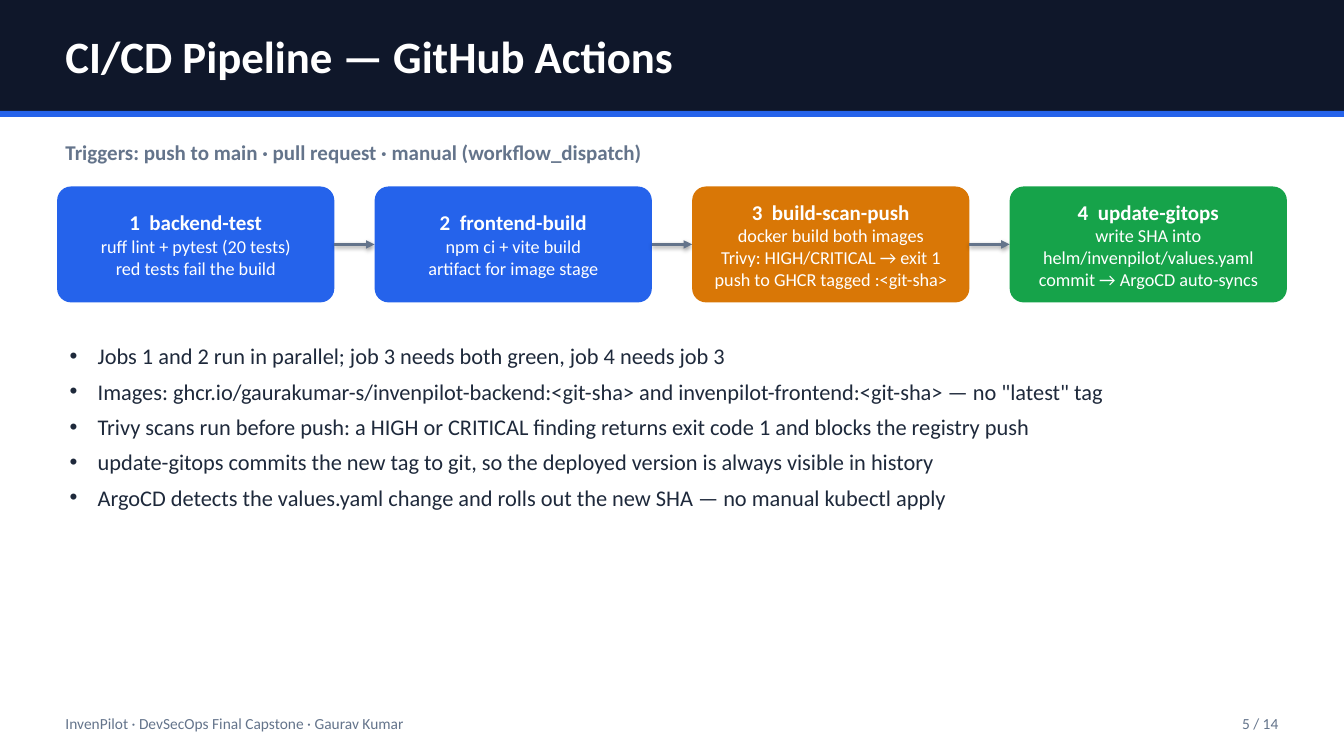
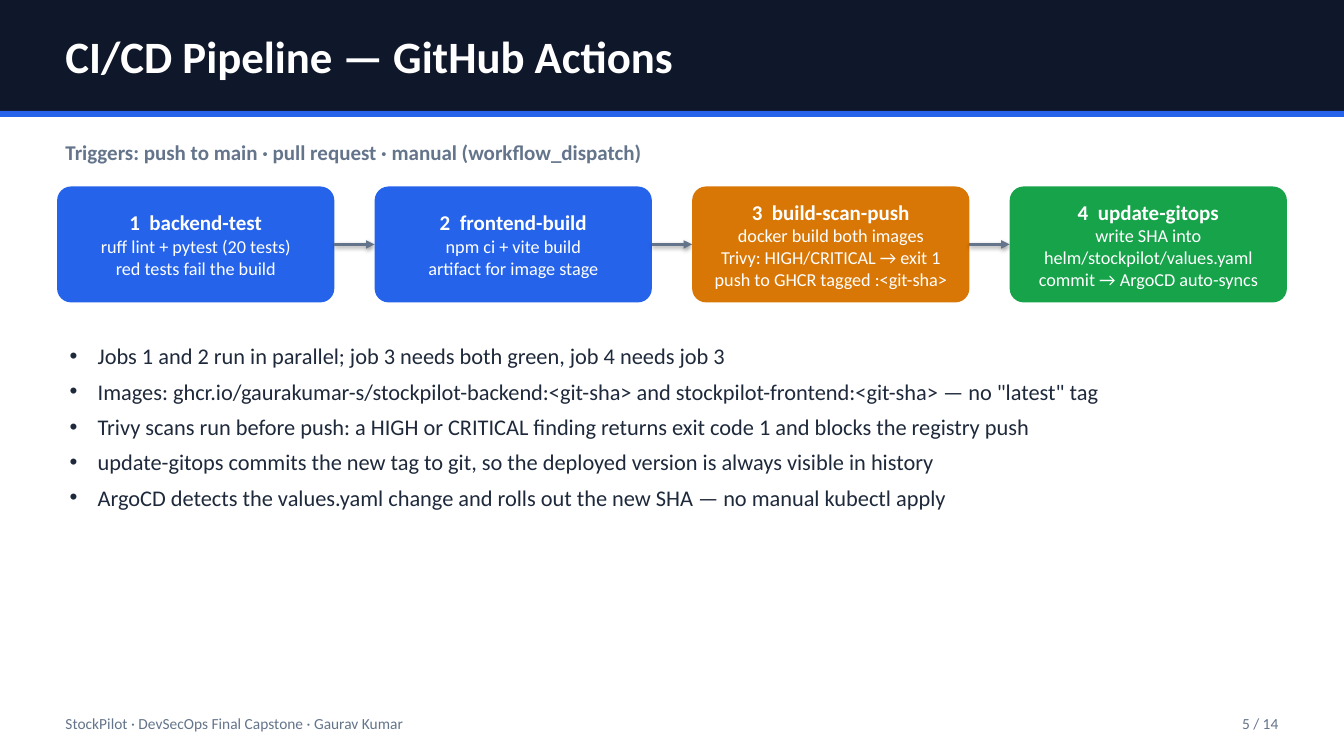
Before and after one commit to Gaurakumar-s/invenpilot-devsecops, a slide deck: slide 5 of demo/slides.pptx. Drawn at 1344x756 pixels with LibreOffice and Linux fonts; fonts in the diff are those of the drawing. Boxes give left, top, right and bottom in pixels: in the first picture for what was removed or moved away, otherwise in the second. Text is boxed around its words. In the diff, an @@ line names an element or a change of style, - is before the commit and + after.

Commit message:
revert: restore the StockPilot project name everywhere; repository stays invenpilot-devsecops

```diff
--- a/demo/slides.pptx
+++ b/demo/slides.pptx
@@ text in rounded rectangle at bbox=[1044, 229, 1252, 267]: text changed @@
-write SHA into helm/invenpilot/values.yaml
+write SHA into helm/stockpilot/values.yaml
@@ text at bbox=[98, 384, 1098, 404]: text changed @@
-• Images: ghcr.io/gaurakumar-s/invenpilot-backend:<git-sha> and invenpilot-frontend:<git-sha> — no "latest" tag
+• Images: ghcr.io/gaurakumar-s/stockpilot-backend:<git-sha> and stockpilot-frontend:<git-sha> — no "latest" tag
@@ text at bbox=[65, 718, 403, 732]: text changed @@
-InvenPilot · DevSecOps Final Capstone · Gaurav Kumar
+StockPilot · DevSecOps Final Capstone · Gaurav Kumar
```
Also in this commit, not shown: 13 other slides changed, 55 other files.
